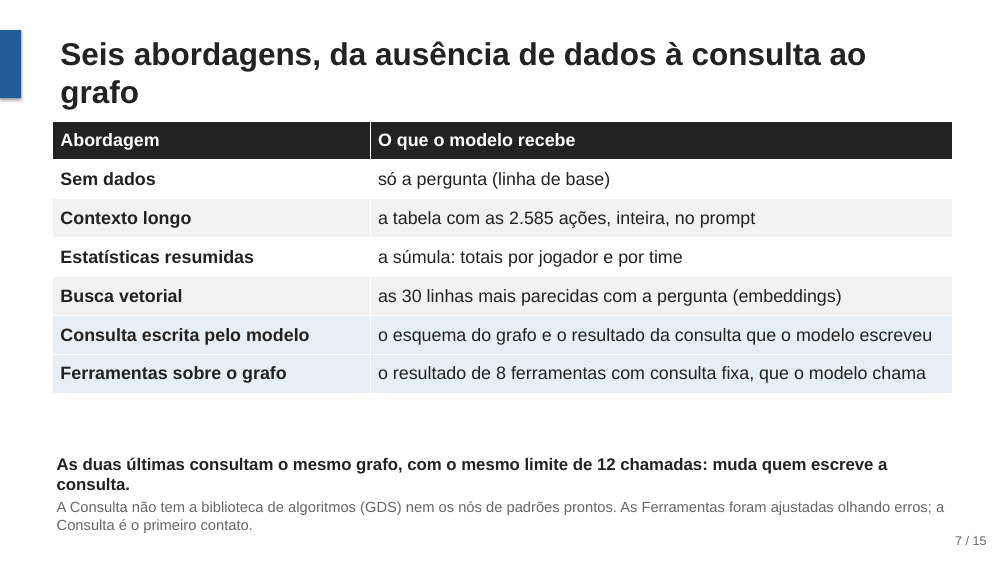
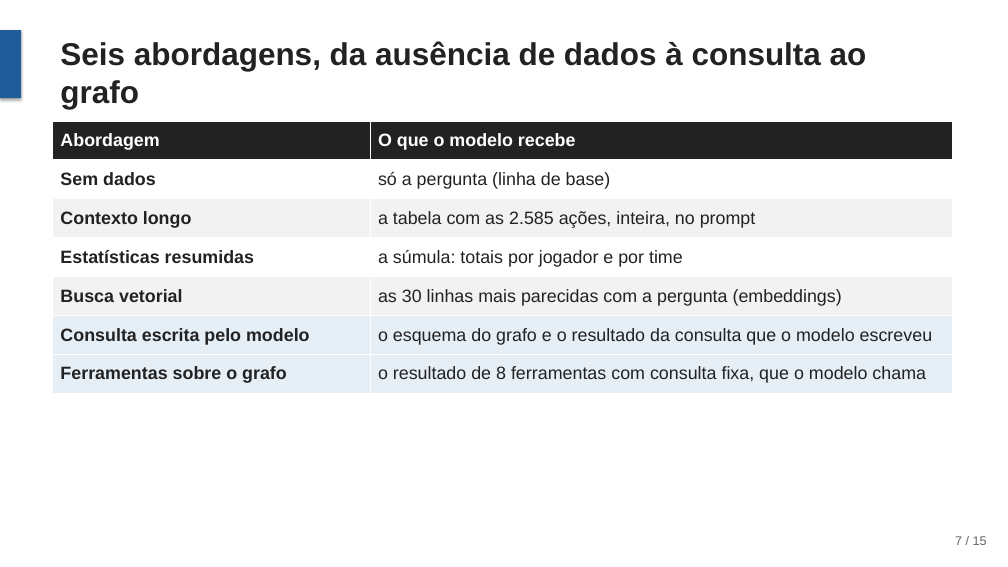
Before and after one commit to joaowinderfeldbussolotto/football-tactics-knowledge-graph, a slide deck: slide 7 of apresentacao/apresentacao.pptx. Drawn at 1008x567 pixels with LibreOffice and Linux fonts; fonts in the diff are those of the drawing. Boxes give left, top, right and bottom in pixels: in the first picture for what was removed or moved away, otherwise in the second. Text is boxed around its words. In the diff, an @@ line names an element or a change of style, - is before the commit and + after.

```diff
--- a/apresentacao/apresentacao.pptx
+++ b/apresentacao/apresentacao.pptx
@@ text removed at box(57, 457, 944, 533) @@
-As duas últimas consultam o mesmo grafo, com o mesmo limite de 12 chamadas: muda quem escreve a consulta.
-A Consulta não tem a biblioteca de algoritmos (GDS) nem os nós de padrões prontos. As Ferramentas foram ajustadas olhando erros; a Consulta é o primeiro contato.
```
Also in this commit, not shown: 3 other slides changed, 1 slide added, 1 slide removed, 1 other file.
